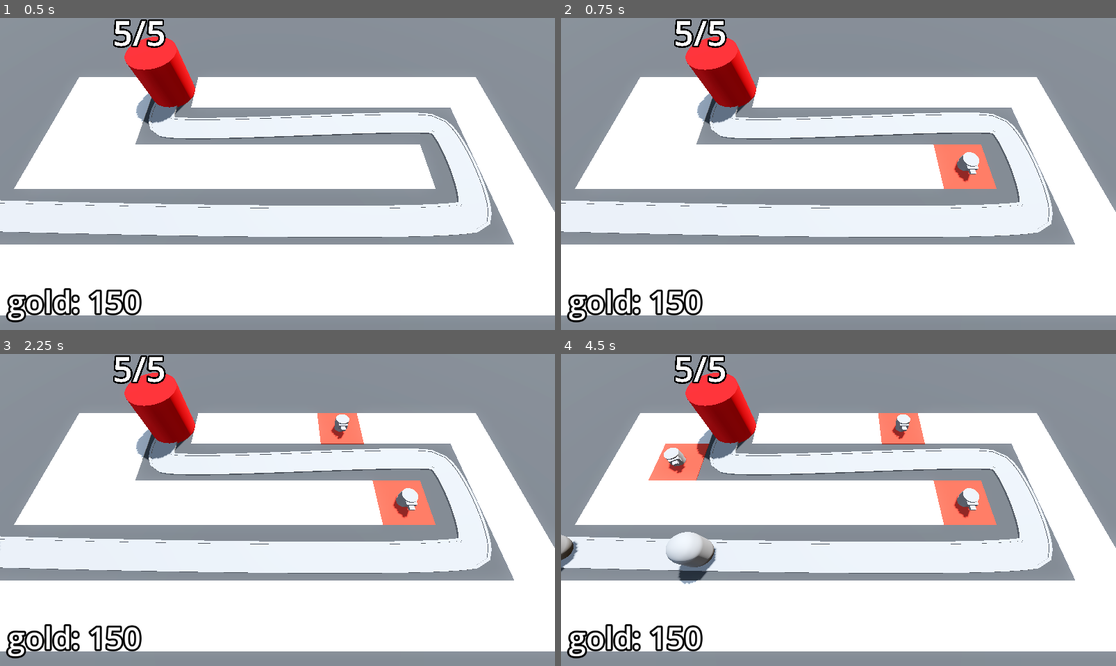
Above: before the commit, frames 1-4 (two rows, left to right).
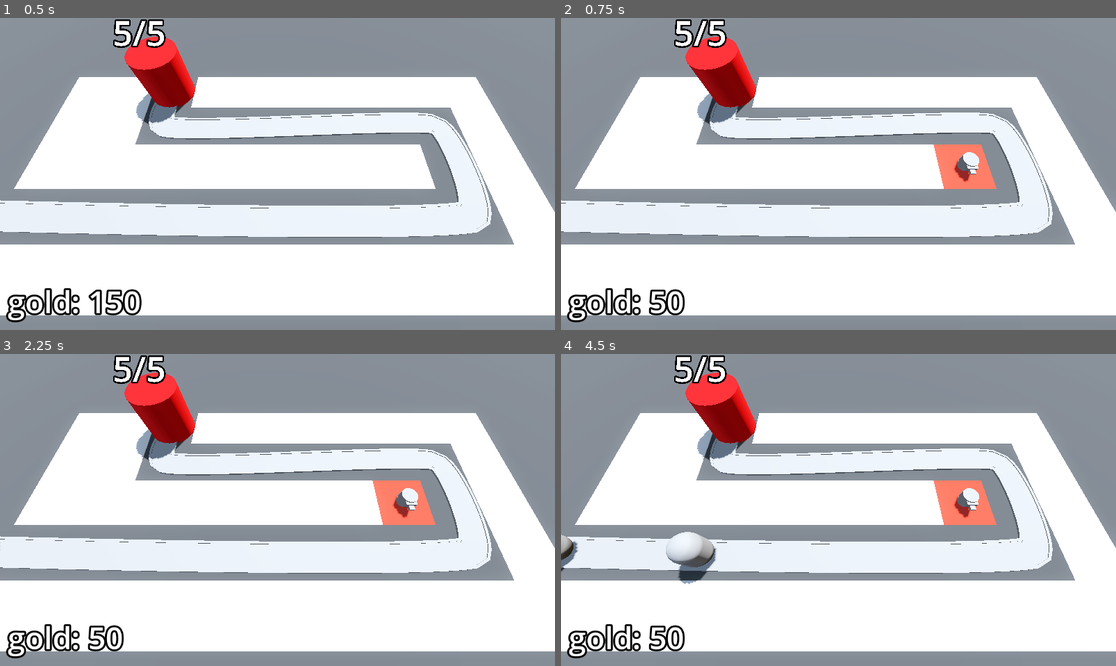
Above: after the commit, the same moments.

Repository: yubinex/barbarian-blaster
Game: Godot game, scene res://base_level.tscn
The game is run twice, just before and just after one commit, with the same random seed, the same clock (stepped at 60 frames per second) and the same inputs.
Inputs (mouse positions are in pixels of both pictures, inside the frame that each line leads up to):
- Up to frame 1 (0.5 s): no input
- Up to frame 2 (0.75 s): tap Enter at 0.5 s; move the mouse to (960, 158) at 0.52 s; click (960, 158) at 0.6 s
- Up to frame 3 (2.25 s): tap Space at 1.25 s; move the mouse to (166, 525) at 1.27 s; click (166, 525) at 1.35 s; tap Enter at 2 s; move the mouse to (333, 441) at 2.02 s; click (333, 441) at 2.1 s
- Up to frame 4 (4.5 s): move the mouse to (810, 572) at 2.77 s; click (810, 572) at 2.85 s; move the mouse to (1005, 556) at 3.52 s; click (1005, 556) at 3.6 s; move the mouse to (672, 463) at 4.27 s; click (672, 463) at 4.35 s

Frame 1 is identical in both runs. In frame 2, 0.5% of the frame differs, in the area x 15-26%, y 86-96%; in frame 3, 1.1%; in frame 4, 2.0%, in the area x 15-66%, y 18-96%.

Commit message:
feat: Implemented a gold and economy system for the game
This commit introduces a new gold and economy system, which is essential for managing resources and player progression in the game. The key changes include:

- **Gold for defeating enemies**: Enemies now grant a specific amount of gold upon being defeated, which provides players with a rewarding feedback loop and a primary way to earn resources.

- **Turret construction cost**: Building a turret now costs 100 gold, adding a strategic layer to the game where players must manage their resources wisely.

- **Centralized bank for gold management**: A new "Bank" node has been added to the `base_level.tscn` and `project.godot` files, which centralizes the management of the players gold and makes it easier to track and update.

Diff:
--- a/base_level.tscn
+++ b/base_level.tscn
@@ -123,7 +123,7 @@
 turret = ExtResource("6_u2wky")
 enemy_path = NodePath("../EnemyPath")
 
-[node name="Bank" type="MarginContainer" parent="."]
+[node name="Bank" type="MarginContainer" parent="." groups=["bank"]]
 anchors_preset = 15
 anchor_right = 1.0
 anchor_bottom = 1.0
--- a/enemy/enemy.gd
+++ b/enemy/enemy.gd
@@ -4,6 +4,7 @@
 
 @export var speed: float = 5
 @export var max_health := 50
+@export var gold_value := 15
 
 var current_health: int:
 	set(health_in):
@@ -13,9 +14,11 @@
 		current_health = health_in
 
 		if current_health < 1:
+			bank.gold += gold_value
 			queue_free()
 
 @onready var base: Node3D = get_tree().get_first_node_in_group("base")
+@onready var bank = get_tree().get_first_node_in_group("bank")
 @onready var animation_player: AnimationPlayer = $AnimationPlayer
 
 
@@ -23,7 +26,6 @@
 	current_health = max_health
 
 
-# Called every frame. 'delta' is the elapsed time since the previous frame.
 func _process(delta: float) -> void:
 	progress += delta * speed
 	if progress_ratio == 1.0:
--- a/project.godot
+++ b/project.godot
@@ -19,6 +19,7 @@
 
 base=""
 enemy_area=""
+bank=""
 
 [input]
 
--- a/ray_picker_camera/ray_picker_camera.gd
+++ b/ray_picker_camera/ray_picker_camera.gd
@@ -4,8 +4,10 @@
 @export var raycast_distance: float = 100.0
 @export var grid_map: GridMap
 @export var turret_manager: TurretManager
+@export var turret_cost := 100
 
 @onready var ray_cast_3d: RayCast3D = $RayCast3D
+@onready var bank = get_tree().get_first_node_in_group("bank")
 
 
 enum TileType {
@@ -20,17 +22,19 @@
 	ray_cast_3d.force_raycast_update()
 
 	if ray_cast_3d.is_colliding():
-		Input.set_default_cursor_shape(Input.CURSOR_POINTING_HAND)
-		var collider = ray_cast_3d.get_collider()
+		if bank.gold >= turret_cost:
+			Input.set_default_cursor_shape(Input.CURSOR_POINTING_HAND)
+			var collider = ray_cast_3d.get_collider()
 
-		if collider is GridMap:
-			if Input.is_action_just_pressed("click"):
-				var collision_point: Vector3 = ray_cast_3d.get_collision_point()
-				var cell_coordinates: Vector3i = grid_map.local_to_map(collision_point)
+			if collider is GridMap:
+				if Input.is_action_just_pressed("click"):
+					var collision_point: Vector3 = ray_cast_3d.get_collision_point()
+					var cell_coordinates: Vector3i = grid_map.local_to_map(collision_point)
 
-				if grid_map.get_cell_item(cell_coordinates) == TileType.FREE_SPACE:
-					grid_map.set_cell_item(cell_coordinates, TileType.TURRET_SPACE)
-					var tile_position: Vector3 = grid_map.map_to_local(cell_coordinates)
-					turret_manager.build_turret(tile_position)
-	else:
-		Input.set_default_cursor_shape(Input.CURSOR_ARROW)
+					if grid_map.get_cell_item(cell_coordinates) == TileType.FREE_SPACE:
+						grid_map.set_cell_item(cell_coordinates, TileType.TURRET_SPACE)
+						var tile_position: Vector3 = grid_map.map_to_local(cell_coordinates)
+						turret_manager.build_turret(tile_position)
+						bank.gold -= turret_cost
+		else: Input.set_default_cursor_shape(Input.CURSOR_ARROW)
+	else: Input.set_default_cursor_shape(Input.CURSOR_ARROW)
